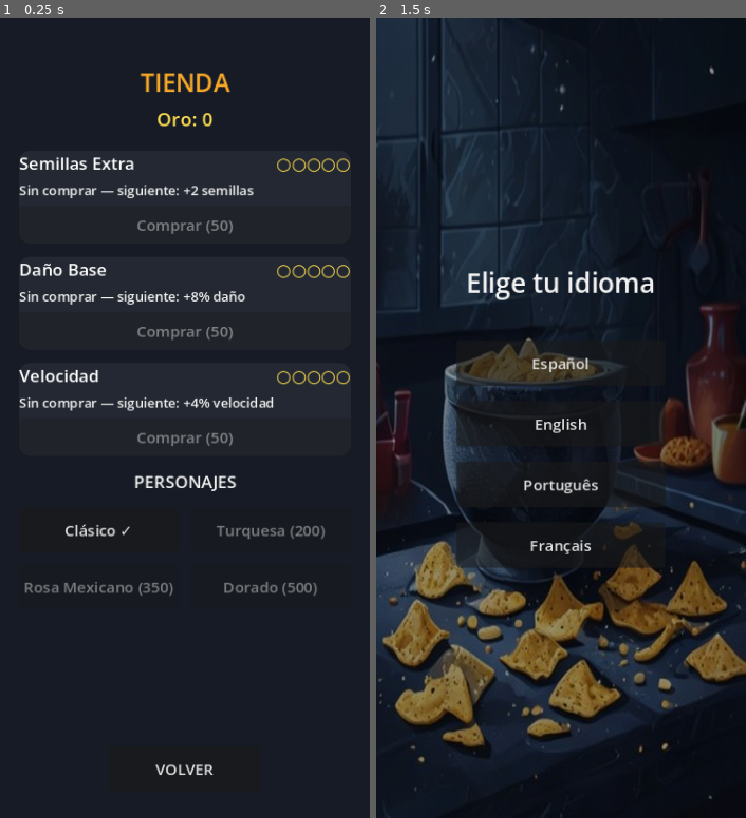
Above: before the commit, frames 1-2 (left to right).
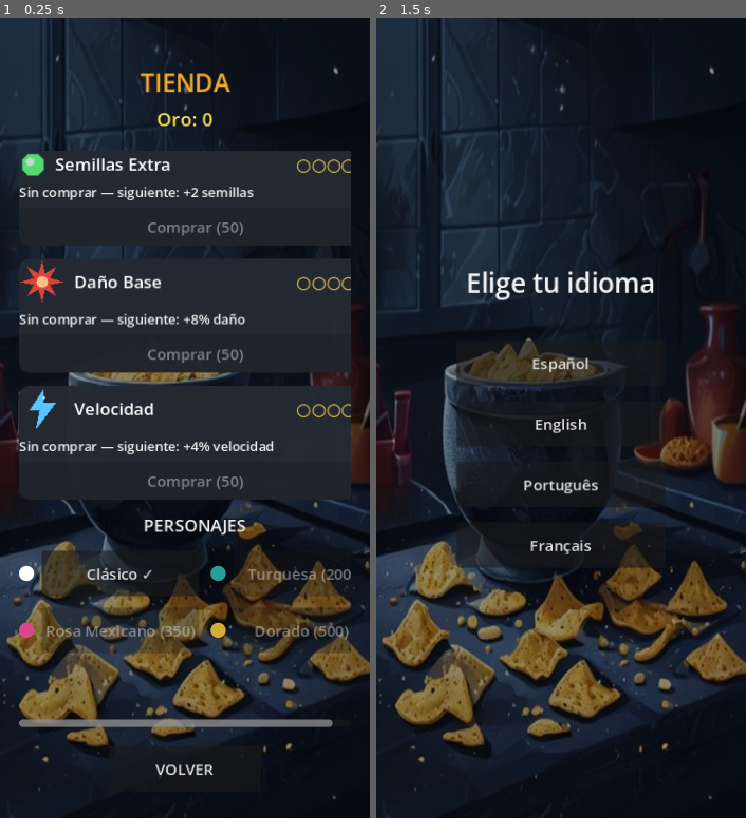
Above: after the commit, the same moments.

Repository: JoseNoIP/gb-TotopoSmash
Game: Godot game, scene res://src/scenes/UpgradeShopScreen.tscn
The game is run twice, just before and just after one commit, with the same random seed, the same clock (stepped at 60 frames per second) and the same inputs. This scene is started directly instead of the project's main scene.
Inputs:
- Up to frame 1 (0.25 s): no input
- Up to frame 2 (1.5 s): click "Clásico ✓" at 0.5 s; click "VOLVER" at 1.25 s

The runs differ from the first frame. In frame 1, 23% of the frame differs, in the area x 0-100%, y 0-100%; in frame 2, nothing differs.

Commit message:
fix: Refactor menu background handling and add upgrade icons for damage and speed

Diff:
--- a/src/scenes/LanguageSelectScreen.gd
+++ b/src/scenes/LanguageSelectScreen.gd
@@ -4,7 +4,7 @@
 ## persiste la elección — nunca vuelve a aparecer para este jugador.
 
 const MAIN_MENU_SCENE: String = "res://src/scenes/MainMenu.tscn"
-const MENU_BG_PATH: String = "res://assets/sprites/backgrounds/menu_bg.png"
+const MenuBackgroundGd := preload("res://src/shared/menu_background.gd")
 const LANG_CODES: Array = ["es", "en", "pt_BR", "fr"]
 const LANG_NAME_KEYS: Array = ["LANG_NAME_ES", "LANG_NAME_EN", "LANG_NAME_PT_BR", "LANG_NAME_FR"]
 
@@ -44,32 +44,10 @@
 		vbox.add_child(btn)
 
 
-## Mismo fondo que MainMenu.gd (ver ese archivo para el porqué del scrim y del
-## fallback plano cuando el asset todavía no existe).
+## Mismo fondo que MainMenu.gd, extraído a src/shared/menu_background.gd (ver ese archivo
+## para el porqué del scrim y del fallback plano cuando el asset todavía no existe).
 func _build_background() -> void:
-	if not ResourceLoader.exists(MENU_BG_PATH):
-		var flat_bg: ColorRect = ColorRect.new()
-		flat_bg.color = Constants.COLOR_BG_BOARD
-		flat_bg.position = Vector2.ZERO
-		flat_bg.set_size(Vector2(Constants.DESIGN_WIDTH, Constants.DESIGN_HEIGHT))
-		flat_bg.mouse_filter = Control.MOUSE_FILTER_IGNORE
-		add_child(flat_bg)
-		return
-
-	var bg: TextureRect = TextureRect.new()
-	bg.texture = load(MENU_BG_PATH)
-	bg.stretch_mode = TextureRect.STRETCH_SCALE
-	bg.position = Vector2.ZERO
-	bg.set_size(Vector2(Constants.DESIGN_WIDTH, Constants.DESIGN_HEIGHT))
-	bg.mouse_filter = Control.MOUSE_FILTER_IGNORE
-	add_child(bg)
-
-	var scrim: ColorRect = ColorRect.new()
-	scrim.color = Color(0.0, 0.0, 0.0, 0.4)
-	scrim.position = Vector2.ZERO
-	scrim.set_size(Vector2(Constants.DESIGN_WIDTH, Constants.DESIGN_HEIGHT))
-	scrim.mouse_filter = Control.MOUSE_FILTER_IGNORE
-	add_child(scrim)
+	MenuBackgroundGd.build(self)
 
 
 func _on_language_pressed(code: String) -> void:
--- a/src/scenes/MainMenu.gd
+++ b/src/scenes/MainMenu.gd
@@ -9,8 +9,8 @@
 const LEVEL_SELECT_SCENE: String = "res://src/scenes/LevelSelectScreen.tscn"
 const PACK_SELECT_SCENE: String = "res://src/scenes/PackSelectScreen.tscn"
 const UPGRADE_SHOP_SCENE: String = "res://src/scenes/UpgradeShopScreen.tscn"
-const MENU_BG_PATH: String = "res://assets/sprites/backgrounds/menu_bg.png"
 const SettingsScreenGd := preload("res://src/features/ui/SettingsScreen.gd")
+const MenuBackgroundGd := preload("res://src/shared/menu_background.gd")
 
 var _settings: CanvasLayer = null
 var _gold_label: Label = Label.new()
@@ -110,30 +110,10 @@
 ## legibles encima. Si el asset no existe todavía, cae al ColorRect plano de siempre —
 ## el fondo del tablero de juego SÍ debe quedarse plano (GDD sección 5: para resaltar
 ## las trayectorias de las semillas), esto solo aplica al menú, que no compite con nada.
+## Extraído a src/shared/menu_background.gd (reutilizado por LanguageSelectScreen y
+## UpgradeShopScreen con el mismo patrón exacto).
 func _build_background() -> void:
-	if not ResourceLoader.exists(MENU_BG_PATH):
-		var flat_bg: ColorRect = ColorRect.new()
-		flat_bg.color = Constants.COLOR_BG_BOARD
-		flat_bg.position = Vector2.ZERO
-		flat_bg.set_size(Vector2(Constants.DESIGN_WIDTH, Constants.DESIGN_HEIGHT))
-		flat_bg.mouse_filter = Control.MOUSE_FILTER_IGNORE
-		add_child(flat_bg)
-		return
-
-	var bg: TextureRect = TextureRect.new()
-	bg.texture = load(MENU_BG_PATH)
-	bg.stretch_mode = TextureRect.STRETCH_SCALE
-	bg.position = Vector2.ZERO
-	bg.set_size(Vector2(Constants.DESIGN_WIDTH, Constants.DESIGN_HEIGHT))
-	bg.mouse_filter = Control.MOUSE_FILTER_IGNORE
-	add_child(bg)
-
-	var scrim: ColorRect = ColorRect.new()
-	scrim.color = Color(0.0, 0.0, 0.0, 0.4)
-	scrim.position = Vector2.ZERO
-	scrim.set_size(Vector2(Constants.DESIGN_WIDTH, Constants.DESIGN_HEIGHT))
-	scrim.mouse_filter = Control.MOUSE_FILTER_IGNORE
-	add_child(scrim)
+	MenuBackgroundGd.build(self)
 
 
 ## Modo Infinito (progresión al azar de siempre). Limpia el buzón de LevelManager antes
--- a/src/scenes/UpgradeShopScreen.gd
+++ b/src/scenes/UpgradeShopScreen.gd
@@ -7,11 +7,24 @@
 const MAIN_MENU_SCENE: String = "res://src/scenes/MainMenu.tscn"
 const UpgradeShopGd := preload("res://src/features/meta/upgrade_shop.gd")
 const ModalStyleGd := preload("res://src/shared/modal_style.gd")
+const MenuBackgroundGd := preload("res://src/shared/menu_background.gd")
 
 const UPGRADE_NAME_KEYS: Dictionary = {
 	"seeds": "UPGRADE_SEEDS_NAME",
 	"damage": "UPGRADE_DAMAGE_NAME",
 	"speed": "UPGRADE_SPEED_NAME",
+}
+
+## Pedido explícito del usuario: "poner un poco de más diseño" — cada mejora ahora tiene un
+## ícono propio en vez de solo texto. "seeds" reutiliza el sprite de semilla YA existente
+## (`assets/sprites/seed.png`, encaja perfecto semánticamente); "damage"/"speed" son
+## nuevos, generados con el mismo pipeline procedural de `gen_assets.py` que ya usan los
+## power-ups (`make_damage_upgrade_icon()`/`make_speed_upgrade_icon()`) — no assets de IA
+## para íconos chicos funcionales, mismo criterio que lemon/seed_extra/laser.
+const UPGRADE_ICON_PATHS: Dictionary = {
+	"seeds": "res://assets/sprites/seed.png",
+	"damage": "res://assets/sprites/powerup_icons/upgrade_damage.png",
+	"speed": "res://assets/sprites/powerup_icons/upgrade_speed.png",
 }
 
 ## Pedido explícito del usuario: "solo hay textos y no es claro las mejoras que existen"
@@ -40,12 +53,7 @@
 	position = Vector2.ZERO
 	set_size(Vector2(Constants.DESIGN_WIDTH, Constants.DESIGN_HEIGHT))
 
-	var bg: ColorRect = ColorRect.new()
-	bg.color = Constants.COLOR_BG_BOARD
-	bg.position = Vector2.ZERO
-	bg.set_size(Vector2(Constants.DESIGN_WIDTH, Constants.DESIGN_HEIGHT))
-	bg.mouse_filter = Control.MOUSE_FILTER_IGNORE
-	add_child(bg)
+	MenuBackgroundGd.build(self)
 
 	var title: Label = Label.new()
 	title.text = "TITLE_SHOP"
@@ -117,7 +125,16 @@
 	panel.add_child(card)
 
 	var header: HBoxContainer = HBoxContainer.new()
+	header.add_theme_constant_override(&"separation", 10)
 	card.add_child(header)
+
+	var icon_path: String = UPGRADE_ICON_PATHS.get(upgrade_id, "") as String
+	if ResourceLoader.exists(icon_path):
+		var icon: TextureRect = TextureRect.new()
+		icon.texture = load(icon_path)
+		icon.custom_minimum_size = Vector2(28.0, 28.0)
+		icon.stretch_mode = TextureRect.STRETCH_KEEP_ASPECT_CENTERED
+		header.add_child(icon)
 
 	var name_label: Label = Label.new()
 	name_label.text = UPGRADE_NAME_KEYS.get(upgrade_id, "") as String
@@ -146,11 +163,36 @@
 	}
 
 
+## Pedido explícito del usuario ("más diseño"): antes solo el nombre en texto decía qué
+## personaje era — el color es literalmente el punto de un cosmético (tiñe el molcajete),
+## así que ahora se ve de verdad como una muestra circular, no solo se menciona en texto.
+## El swatch es un HERMANO del botón (columna propia en un HBoxContainer), NUNCA un hijo
+## superpuesto — un swatch superpuesto sobre el texto centrado del botón tapaba el
+## principio de nombres largos ("Rosa Mexicano" se veía "sa Mexicano").
 func _build_character_button(parent: GridContainer, character_id: String) -> void:
+	var character: Dictionary = UpgradeShopGd.find_character(character_id)
+	var cell_w: float = (Constants.DESIGN_WIDTH - 40.0 - 12.0) * 0.5
+
+	var wrapper: HBoxContainer = HBoxContainer.new()
+	wrapper.custom_minimum_size = Vector2(cell_w, 48.0)
+	wrapper.add_theme_constant_override(&"separation", 8)
+	parent.add_child(wrapper)
+
+	var swatch: Panel = Panel.new()
+	var style: StyleBoxFlat = StyleBoxFlat.new()
+	style.bg_color = character.get("color", Color.WHITE) as Color
+	style.set_corner_radius_all(8)
+	swatch.add_theme_stylebox_override(&"panel", style)
+	swatch.custom_minimum_size = Vector2(16.0, 16.0)
+	swatch.size_flags_vertical = Control.SIZE_SHRINK_CENTER
+	wrapper.add_child(swatch)
+
 	var btn: Button = Button.new()
-	btn.custom_minimum_size = Vector2((Constants.DESIGN_WIDTH - 40.0 - 12.0) * 0.5, 48.0)
+	btn.size_flags_horizontal = Control.SIZE_EXPAND_FILL
+	btn.custom_minimum_size = Vector2(0.0, 48.0)
 	btn.pressed.connect(_on_character_pressed.bind(character_id))
-	parent.add_child(btn)
+	wrapper.add_child(btn)
+
 	_character_buttons[character_id] = btn
 
 
--- /dev/null
+++ b/src/shared/menu_background.gd
@@ -0,0 +1,37 @@
+extends RefCounted
+## Fondo compartido de pantallas de menú (imagen de IA + scrim oscuro para legibilidad) —
+## antes duplicado en MainMenu.gd/LanguageSelectScreen.gd; extraído acá al agregarse una
+## tercera pantalla (UpgradeShopScreen) con el mismo patrón exacto. Fallback a ColorRect
+## plano si el asset todavía no existe (ver /gen-ai-art). El fondo del tablero de juego
+## real NUNCA debe usar esto (GDD sección 5: debe quedarse plano para resaltar las
+## trayectorias de las semillas) — solo pantallas de menú/consulta.
+## Uso: const MenuBackgroundGd := preload("res://src/shared/menu_background.gd")
+##      MenuBackgroundGd.build(self)
+
+const MENU_BG_PATH: String = "res://assets/sprites/backgrounds/menu_bg.png"
+
+
+static func build(parent: Control) -> void:
+	if not ResourceLoader.exists(MENU_BG_PATH):
+		var flat_bg: ColorRect = ColorRect.new()
+		flat_bg.color = Constants.COLOR_BG_BOARD
+		flat_bg.position = Vector2.ZERO
+		flat_bg.set_size(Vector2(Constants.DESIGN_WIDTH, Constants.DESIGN_HEIGHT))
+		flat_bg.mouse_filter = Control.MOUSE_FILTER_IGNORE
+		parent.add_child(flat_bg)
+		return
+
+	var bg: TextureRect = TextureRect.new()
+	bg.texture = load(MENU_BG_PATH)
+	bg.stretch_mode = TextureRect.STRETCH_SCALE
+	bg.position = Vector2.ZERO
+	bg.set_size(Vector2(Constants.DESIGN_WIDTH, Constants.DESIGN_HEIGHT))
+	bg.mouse_filter = Control.MOUSE_FILTER_IGNORE
+	parent.add_child(bg)
+
+	var scrim: ColorRect = ColorRect.new()
+	scrim.color = Color(0.0, 0.0, 0.0, 0.4)
+	scrim.position = Vector2.ZERO
+	scrim.set_size(Vector2(Constants.DESIGN_WIDTH, Constants.DESIGN_HEIGHT))
+	scrim.mouse_filter = Control.MOUSE_FILTER_IGNORE
+	parent.add_child(scrim)
Binary file added: assets/sprites/powerup_icons/upgrade_damage.png
Binary file added: assets/sprites/powerup_icons/upgrade_speed.png
Not shown, added: src/features/vfx/laser_beam.gd.uid
Not shown, added: src/shared/menu_background.gd.uid
Not shown, changed: CLAUDE.md
Not shown, changed: idea-base.md
Not shown, changed: tools/gen_assets.py
